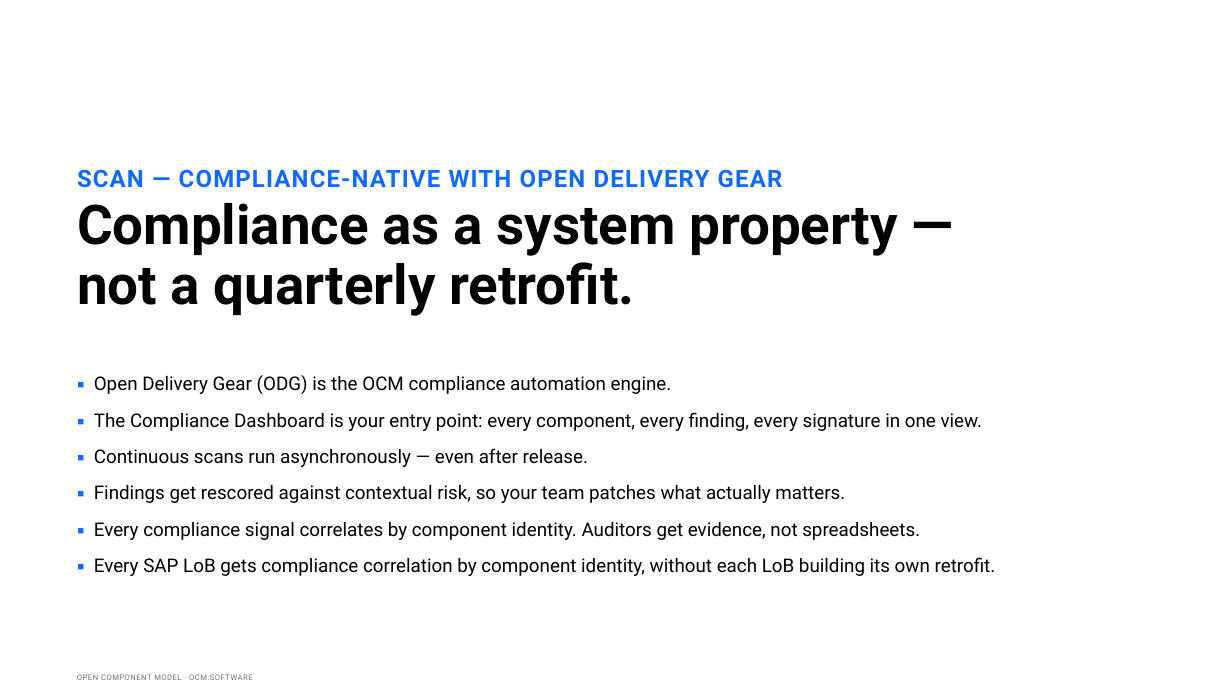
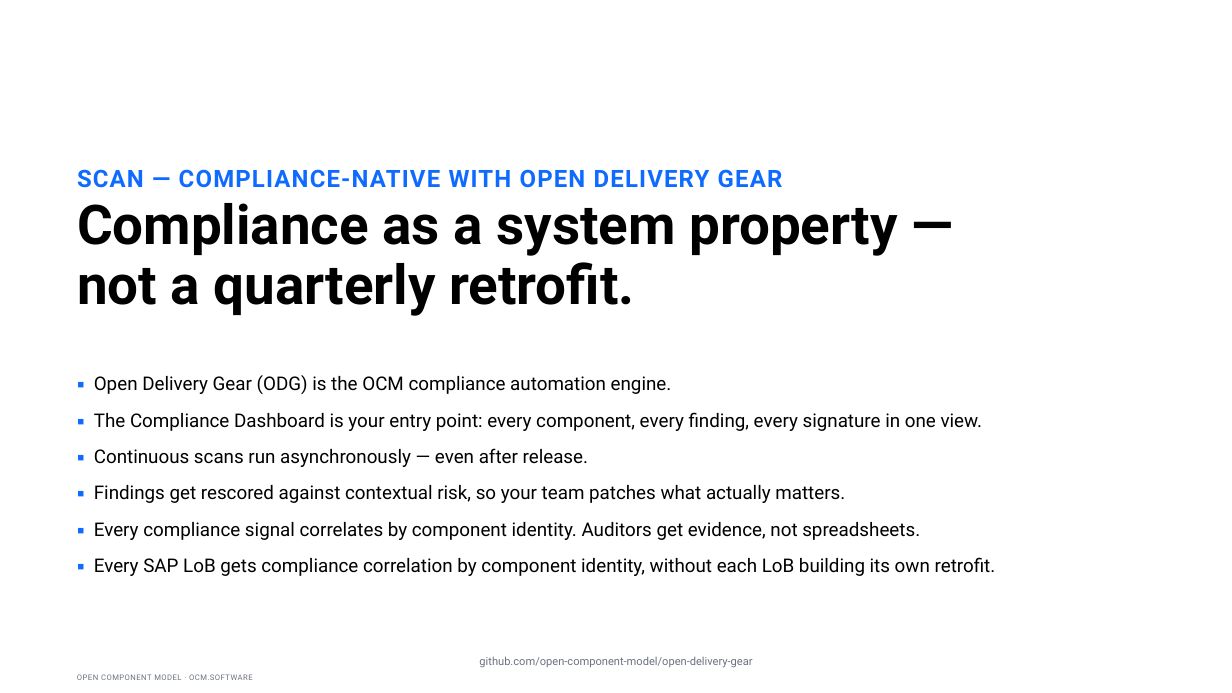
Before and after one commit to morri-son/open-component-model, a slide deck: slide 10 of docs/community/marketing/decks/exec-phase1/OCM-Sovereign-Delivery-Internal-Sponsor.pptx. Drawn at 1232x693 pixels with LibreOffice and Linux fonts; fonts in the diff are those of the drawing. Boxes give left, top, right and bottom in pixels: in the first picture for what was removed or moved away, otherwise in the second. Text is boxed around its words. In the diff, an @@ line names an element or a change of style, - is before the commit and + after.

```diff
--- a/docs/community/marketing/decks/exec-phase1/OCM-Sovereign-Delivery-Internal-Sponsor.pptx
+++ b/docs/community/marketing/decks/exec-phase1/OCM-Sovereign-Delivery-Internal-Sponsor.pptx
@@ text added at (x1=479, y1=656, x2=752, y2=668), 13 pt, text #6B7280 @@
+github.com/open-component-model/open-delivery-gear
```
Also in this commit, not shown: 4 other slides changed, 5 other files.
